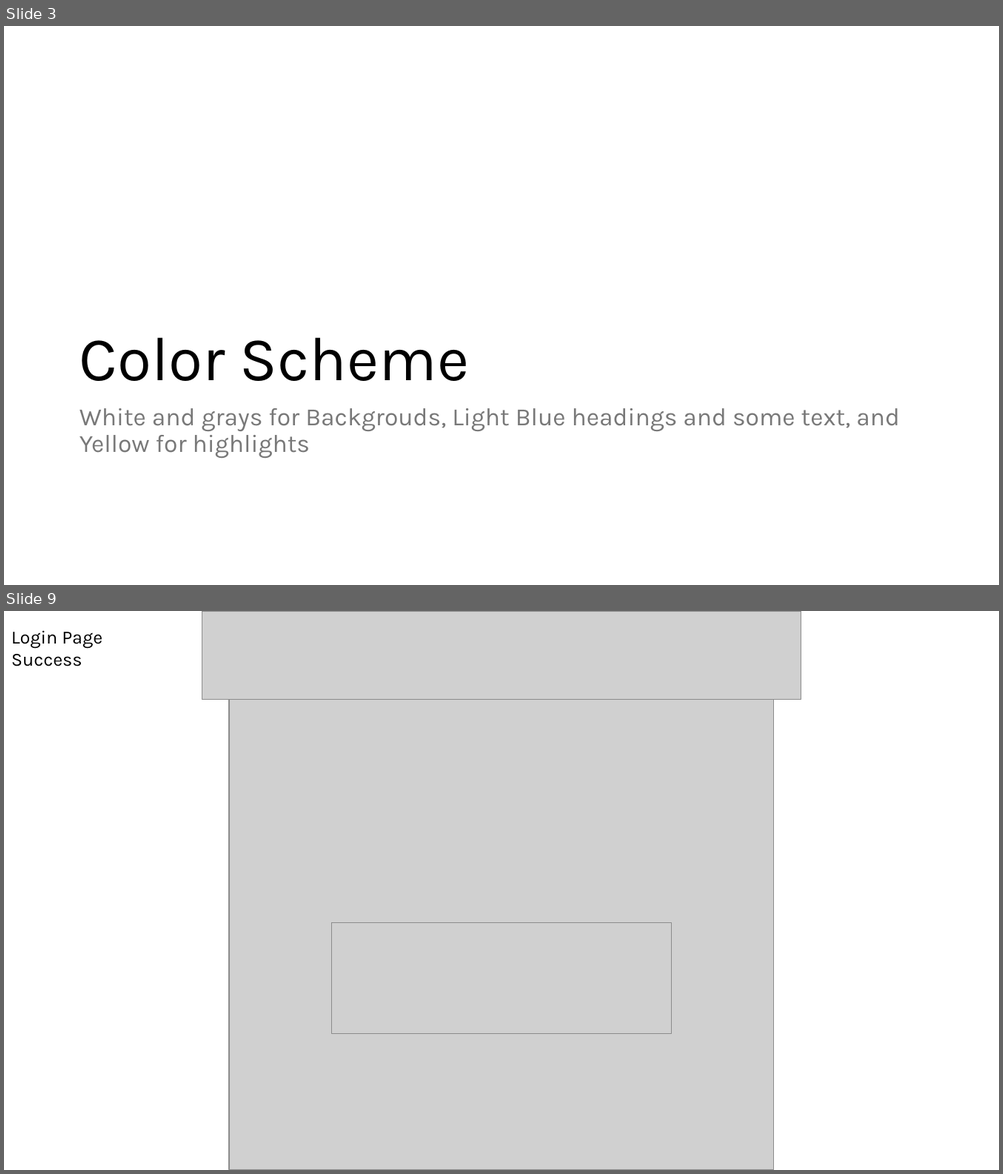
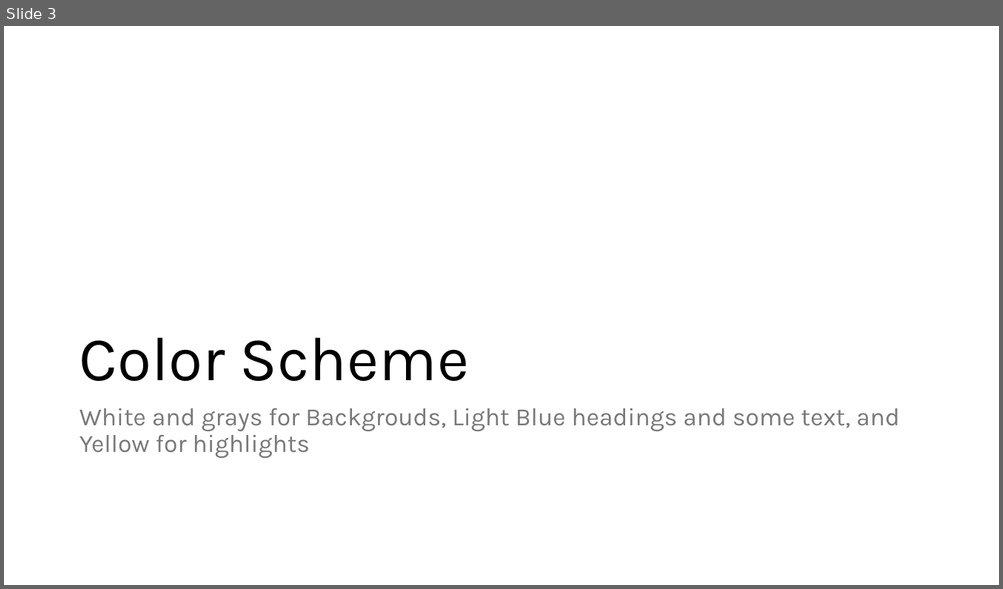
Before and after one commit to CalebStark/Moffat-Bay, a slide deck: Documentation/Prototype Assignment - Group 2.pptx. Shown one above the other, each under a label of ours: slides 3 and 9 before the commit, slide 3 after it; the slides between them are not shown. The pictures are 1003x1174 and 1003x589 pixels, drawn with LibreOffice and Linux fonts; fonts in the diff are those of the drawing; grey boxes stand for pictures. Boxes give left, top, right and bottom in pixels: in the first picture for what was removed or moved away, otherwise in the second. Text is boxed around its words. In the diff, an @@ line names an element or a change of style, - is before the commit and + after.

```diff
--- a/Documentation/Prototype Assignment - Group 2.pptx
+++ b/Documentation/Prototype Assignment - Group 2.pptx
@@ slide 9 removed at (4, 611, 999, 1170), background #FFFFFF @@
@@ text removed at (11, 630, 102, 667) @@
-Login Page Success
@@ picture removed at (202, 611, 800, 700) @@
@@ picture removed at (229, 611, 774, 1170) @@
@@ picture removed at (332, 923, 671, 1034) @@
```
Also in this commit, not shown: 8 slides changed, 3 slides added, 3 other slides removed, 1 other file.
